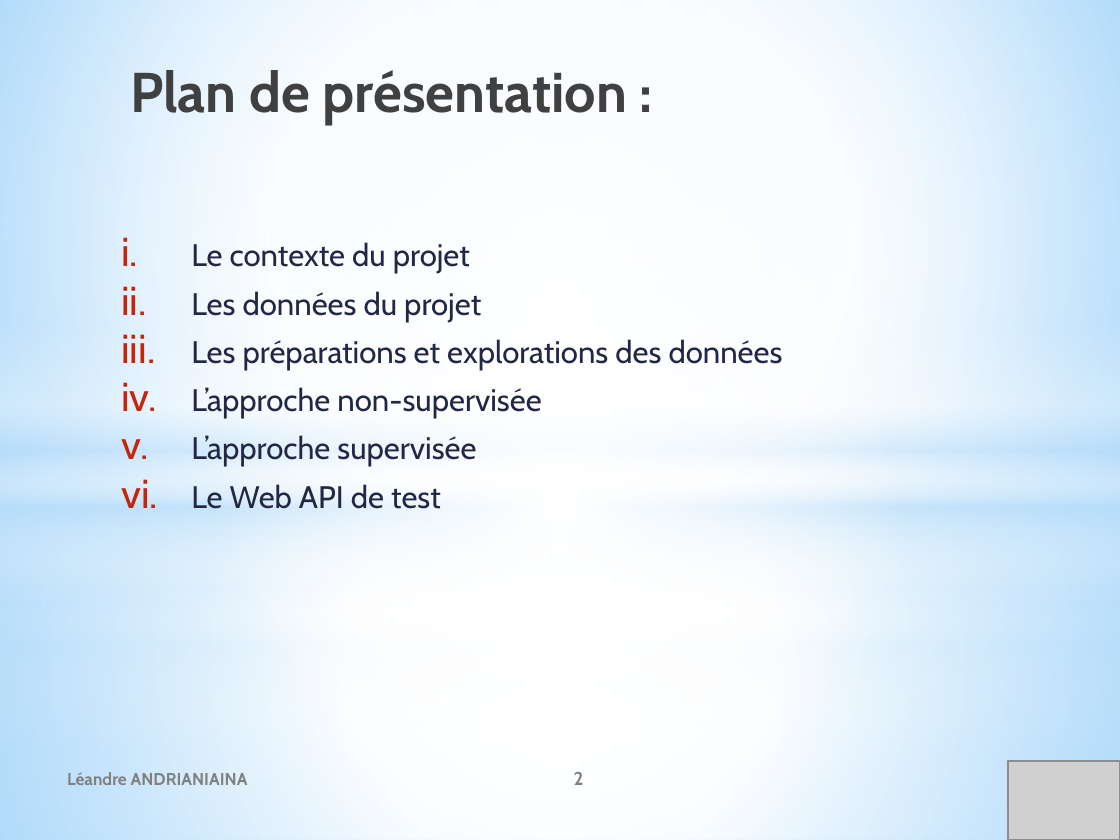
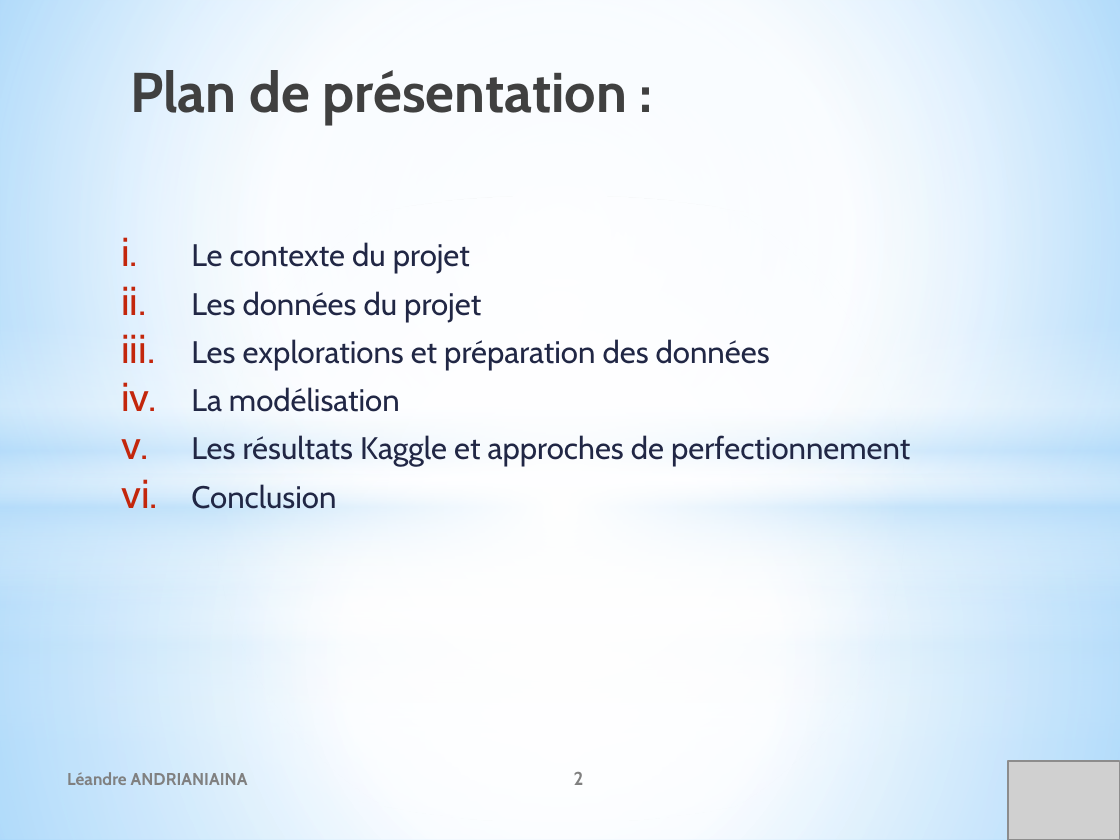
Before and after one commit to leandre12/houseprice, a slide deck: slide 2 of documents/P8_Presentationprojet.pptx. Drawn at 1120x840 pixels with LibreOffice and Linux fonts; fonts in the diff are those of the drawing; grey boxes stand for pictures. Boxes give left, top, right and bottom in pixels: in the first picture for what was removed or moved away, otherwise in the second. Text is boxed around its words. In the diff, an @@ line names an element or a change of style, - is before the commit and + after.

```diff
--- a/documents/P8_Presentationprojet.pptx
+++ b/documents/P8_Presentationprojet.pptx
@@ text at <box>191,339,910,509</box>: text changed @@
-iii. Les préparations et explorations des données
-iv. L’approche non-supervisée
-v. L’approche supervisée
-vi. Le Web API de test
+iii. Les explorations et préparation des données
+iv. La modélisation
+v. Les résultats Kaggle et approches de perfectionnement
+vi. Conclusion
```
Also in this commit, not shown: 6 other slides changed, 6 slides added, 6 slides removed, 9 other files.
